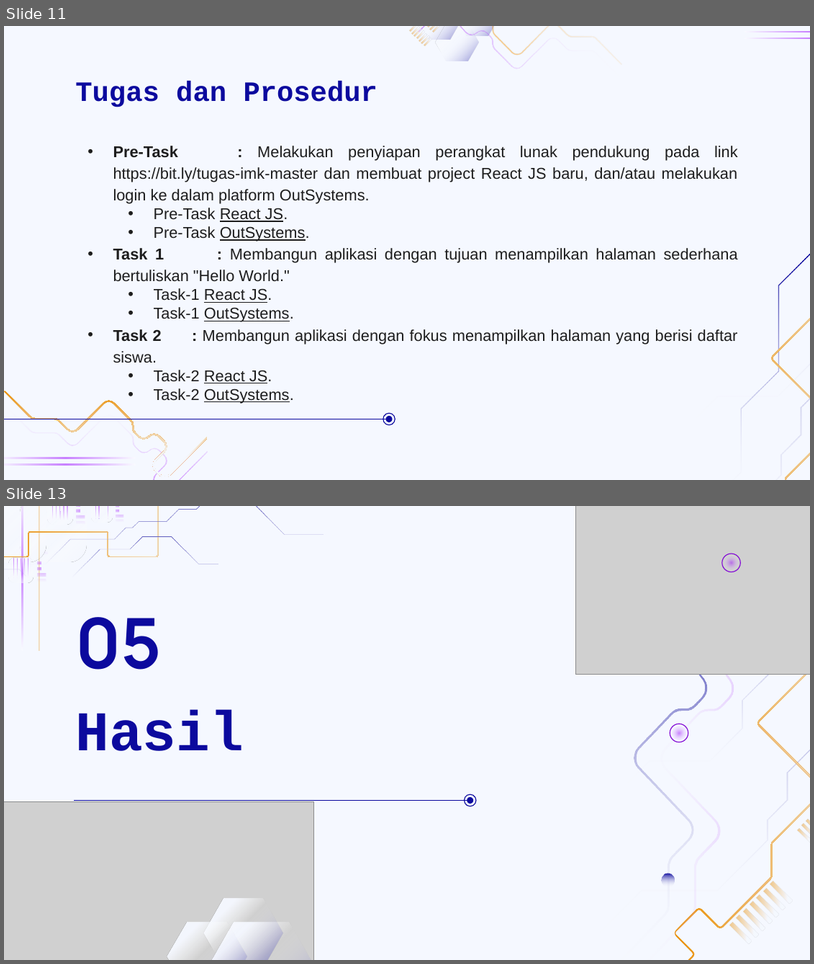
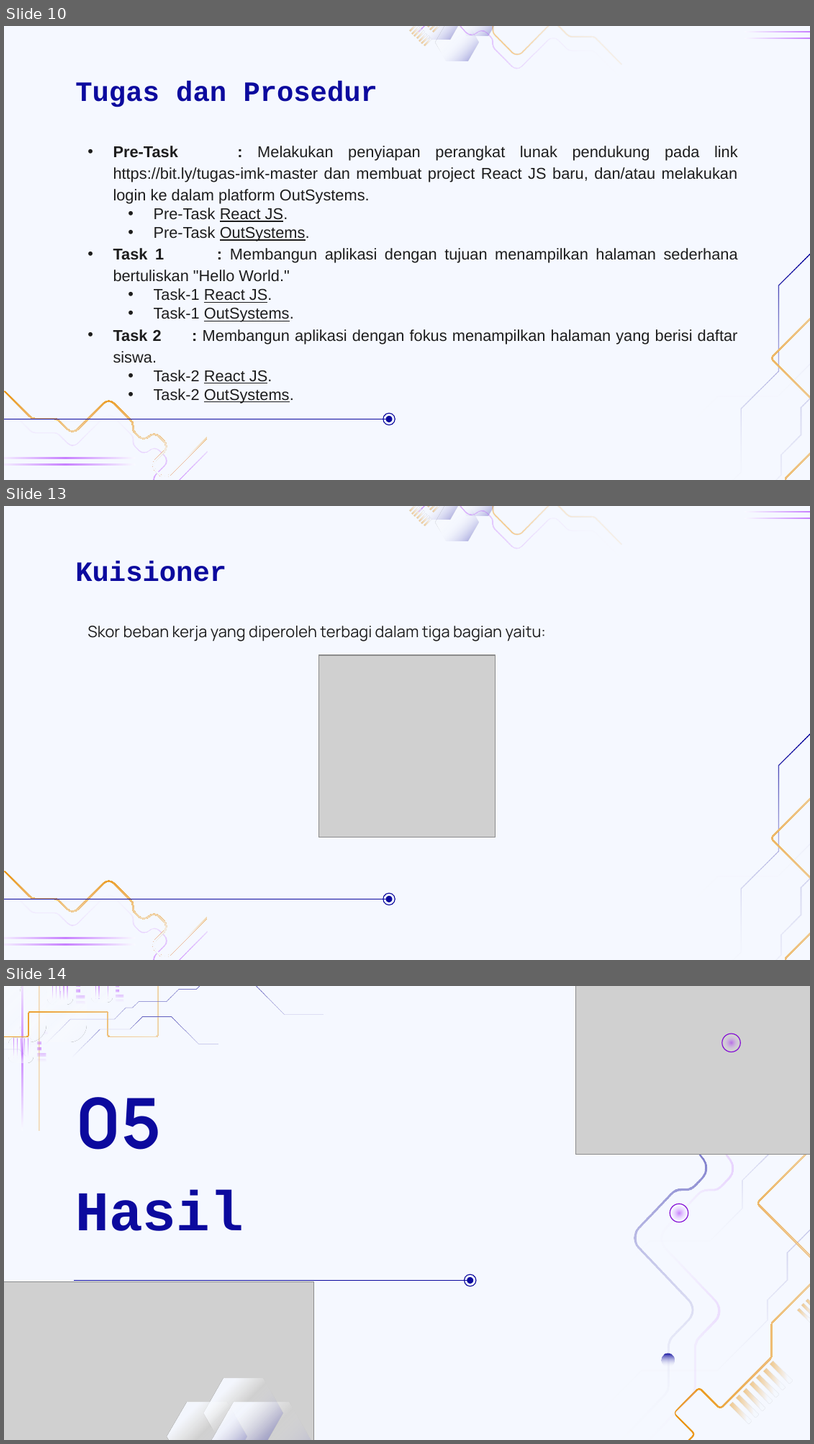
Before and after one commit to tdimk2023p/final-project-nrahmatd, a slide deck: Power Point/Low Code Platform for Improve Human Interaction.pptx. Shown one above the other, each under a label of ours: slides 11 and 13 before the commit, slides 10, 13 and 14 after it; the slides between them are not shown. The pictures are 814x964 and 814x1444 pixels, drawn with LibreOffice and Linux fonts; fonts in the diff are those of the drawing; grey boxes stand for pictures; background and template pictures are left out. Boxes give left, top, right and bottom in pixels: in the first picture for what was removed or moved away, otherwise in the second. Text is boxed around its words. In the diff, an @@ line names an element or a change of style, - is before the commit and + after.

```diff
--- a/Power Point/Low Code Platform for Improve Human Interaction.pptx
+++ b/Power Point/Low Code Platform for Improve Human Interaction.pptx
@@ slide 13 added at (4, 506, 810, 960), background #F5F8FF; not listed: 23 template elements that a slide beside it also shows @@
@@ title added at (75, 561, 226, 582), 25 pt, text #0C0A9E, bold @@
+Kuisioner
@@ subtitle added at (88, 626, 546, 641), 14 pt, text #1D1D1D @@
+Skor beban kerja yang diperoleh terbagi dalam tiga bagian yaitu:
@@ picture added at (319, 655, 496, 837) @@
@@ group added at (4, 870, 395, 960): 2 freeform shapes, 2 ellipses, 1 line @@
@@ what was slide 11 is now slide 10 @@
@@ what was slide 13 is now slide 14 @@
```
Also in this commit, not shown: 8 slides changed, 4 other slides added, 2 slides removed, 4 other files.
